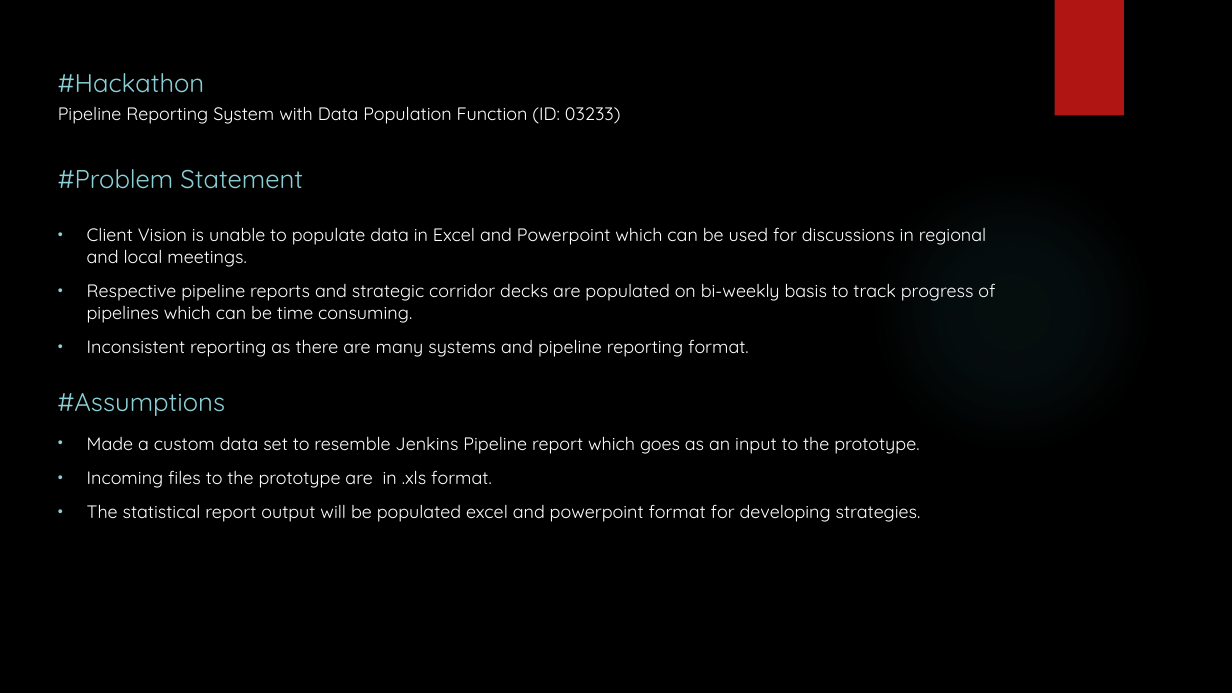
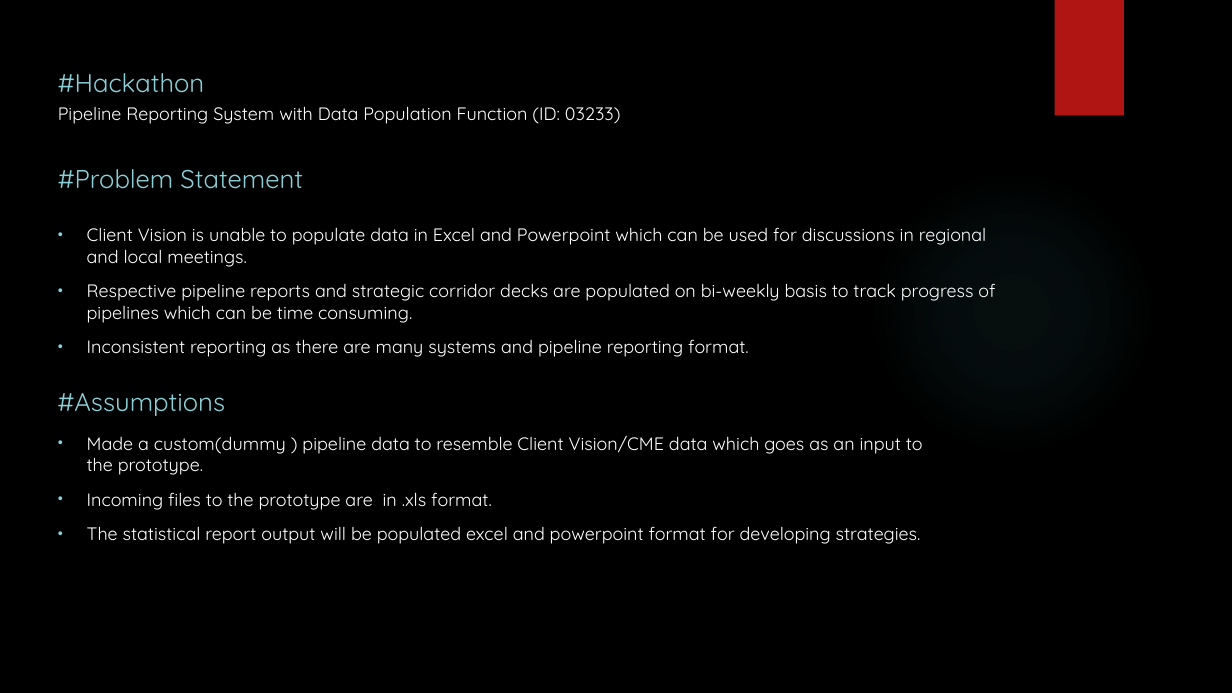
Before and after one commit to santvana-nigam/looselycoupled, a slide deck: slide 3 of Team LooselyCoupled Submission.pptx. Drawn at 1232x693 pixels with LibreOffice and Linux fonts; fonts in the diff are those of the drawing; background and template pictures are left out. Boxes give left, top, right and bottom in pixels: in the first picture for what was removed or moved away, otherwise in the second. Text is boxed around its words. In the diff, an @@ line names an element or a change of style, - is before the commit and + after.

```diff
--- a/Team LooselyCoupled Submission.pptx
+++ b/Team LooselyCoupled Submission.pptx
@@ text at box(87, 435, 923, 475): text changed @@
-• Made a custom data set to resemble Jenkins Pipeline report which goes as an input to the prototype.
+• Made a custom(dummy ) pipeline data to resemble Client Vision/CME data which goes as an input to the prototype.
```
